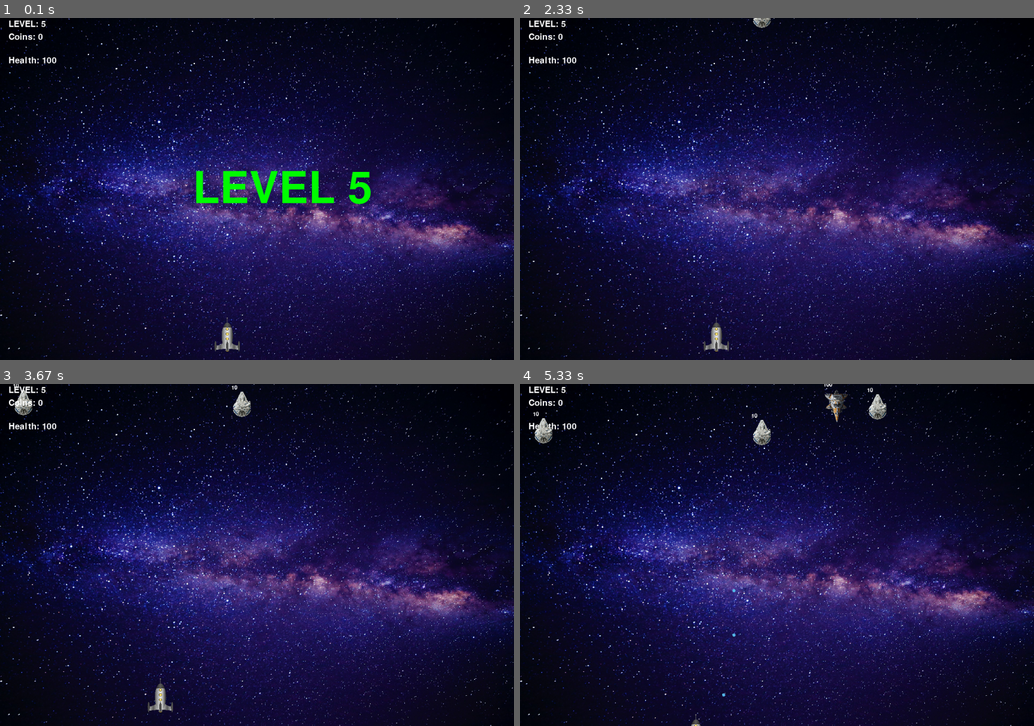
Above: before the commit, frames 1-4 (two rows, left to right).
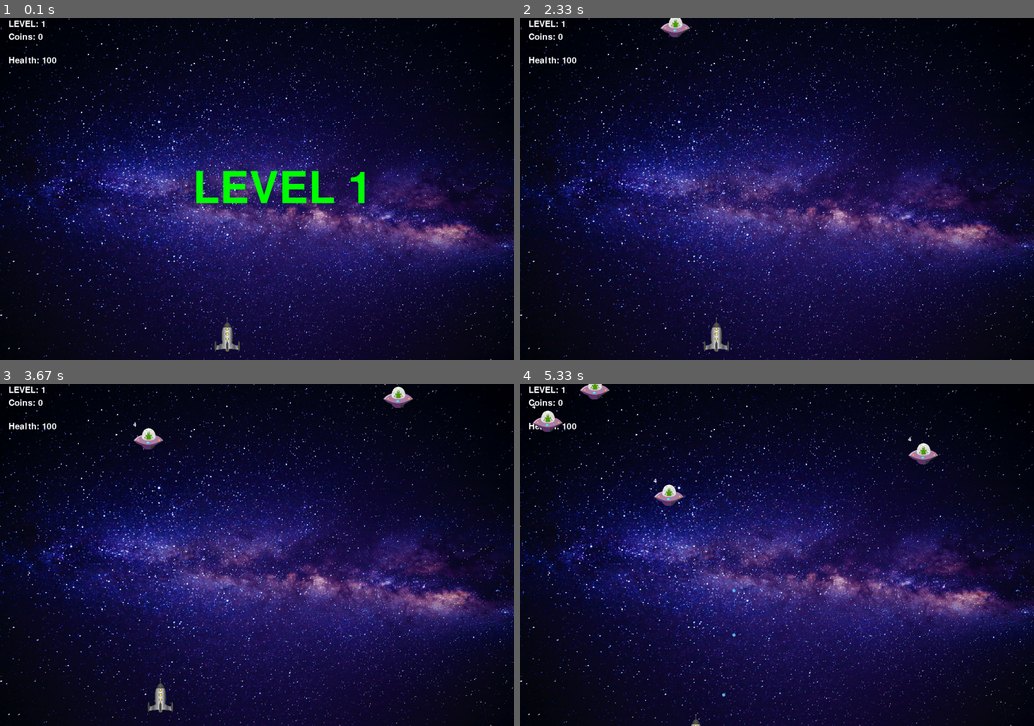
Above: after the commit, the same moments.

Repository: Pavel-Bylkov/shuter_pygame
Game: pygame game, started from game4.py
Same seed, same stepped clock (60 frames per second), same inputs: the game is played once before the commit and once after it.
Inputs:
- Up to frame 1 (0.1 s): no input
- Up to frame 2 (2.33 s): hold A from 1.83 s (still down)
- Up to frame 3 (3.67 s): release A at 2.37 s; hold S 2.4-2.7 s; hold A 2.73-3.13 s; hold W 3.17-3.53 s; hold D from 3.57 s (still down)
- Up to frame 4 (5.33 s): release D at 4.2 s; tap Space at 4.23, 4.63, 5.03 s; hold S 4.57-4.93 s; hold A from 4.97 s (still down)

The runs differ from the first frame. In frame 1, 0.3% of the frame differs, in the area x 8-73%, y 0-55%; in frame 2, 0.3%; in frame 3, 0.8%; in frame 4, 1.5%, in the area x 2-82%, y 0-36%.

Commit message:
slow boss

Diff:
--- a/game4.py
+++ b/game4.py
@@ -179,7 +179,7 @@
 
 
 class Boss(Enemy):
-    def __init__(self, x, y, speed, health, img):
+    def __init__(self, x, y, speed, health, img, power):
         super().__init__(x, y, speed, health, img)
         self.bullets = pg.sprite.Group()
         self.reload = time.time()
@@ -188,6 +188,7 @@
         if random.randint(0, 1):
             self.speed *= -1
         self.fps = 0
+        self.power = power
 
     def move(self):
         if 30 < self.rect.x + self.speed < win_width - 30:
@@ -203,7 +204,7 @@
         if time.time() - self.reload > 0.3:
             self.bullets.add(
                 Bullet(x=self.rect.centerx, y=self.rect.bottom, speed=10,
-                       power=5, img=img_bull, direction=0)
+                       power=self.power, img=img_bull, direction=0)
             )
             self.reload = time.time()
 
@@ -294,7 +295,11 @@
         elif type == 4:
             return Boss(x=random.randint(3, win_width // 10 - 4) * 10,
                       y=10,
-                      speed=2, health=100, img=img_enemy4)
+                      speed=2, health=50, img=img_enemy4, power=3)
+        elif type == 5:
+            return Boss(x=random.randint(3, win_width // 10 - 4) * 10,
+                      y=10,
+                      speed=2, health=100, img=img_enemy4, power=5)
 
 
 class Controller:
@@ -307,12 +312,12 @@
         self.monsters1 = pg.sprite.Group()
         self.bums = pg.sprite.Group()
         self.levels = [
-            # Level(1, {1: 5}),
-            # Level(2, {1: 7}),
-            # Level(3, {1: 5, 2: 5}),
-            # Level(4, {1: 10, 2: 5}),
+            Level(1, {1: 5}),
+            Level(2, {1: 7}),
+            Level(3, {1: 5, 2: 5}),
+            Level(4, {1: 10, 2: 5}),
             Level(5, {3: 5, 4: 1}),
-            Level(6, {3: 10, 4: 1})
+            Level(6, {3: 10, 5: 1})
         ]
         self.cur_level = self.levels.pop(0)
         self.timer = time.time()
